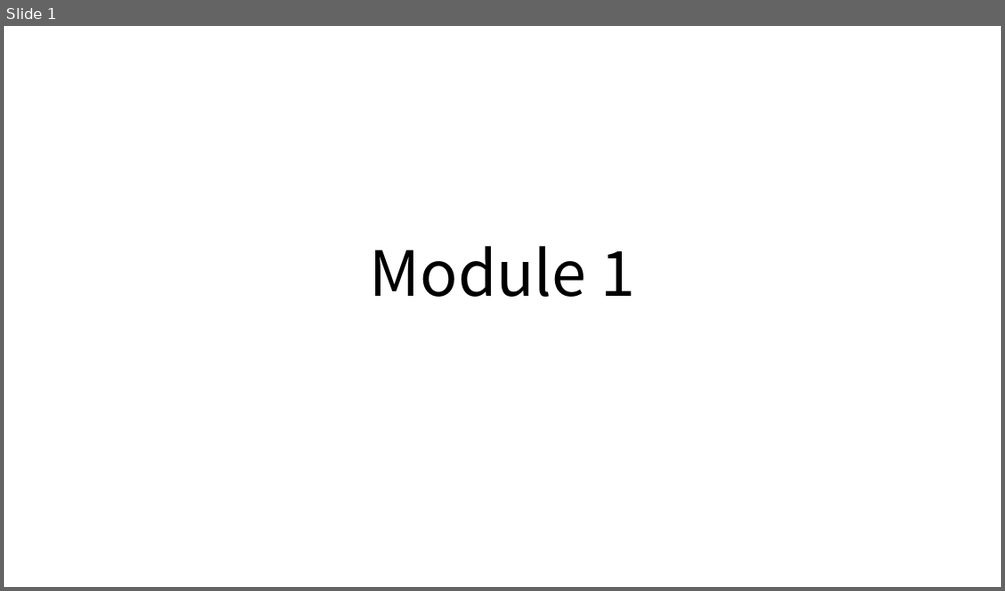
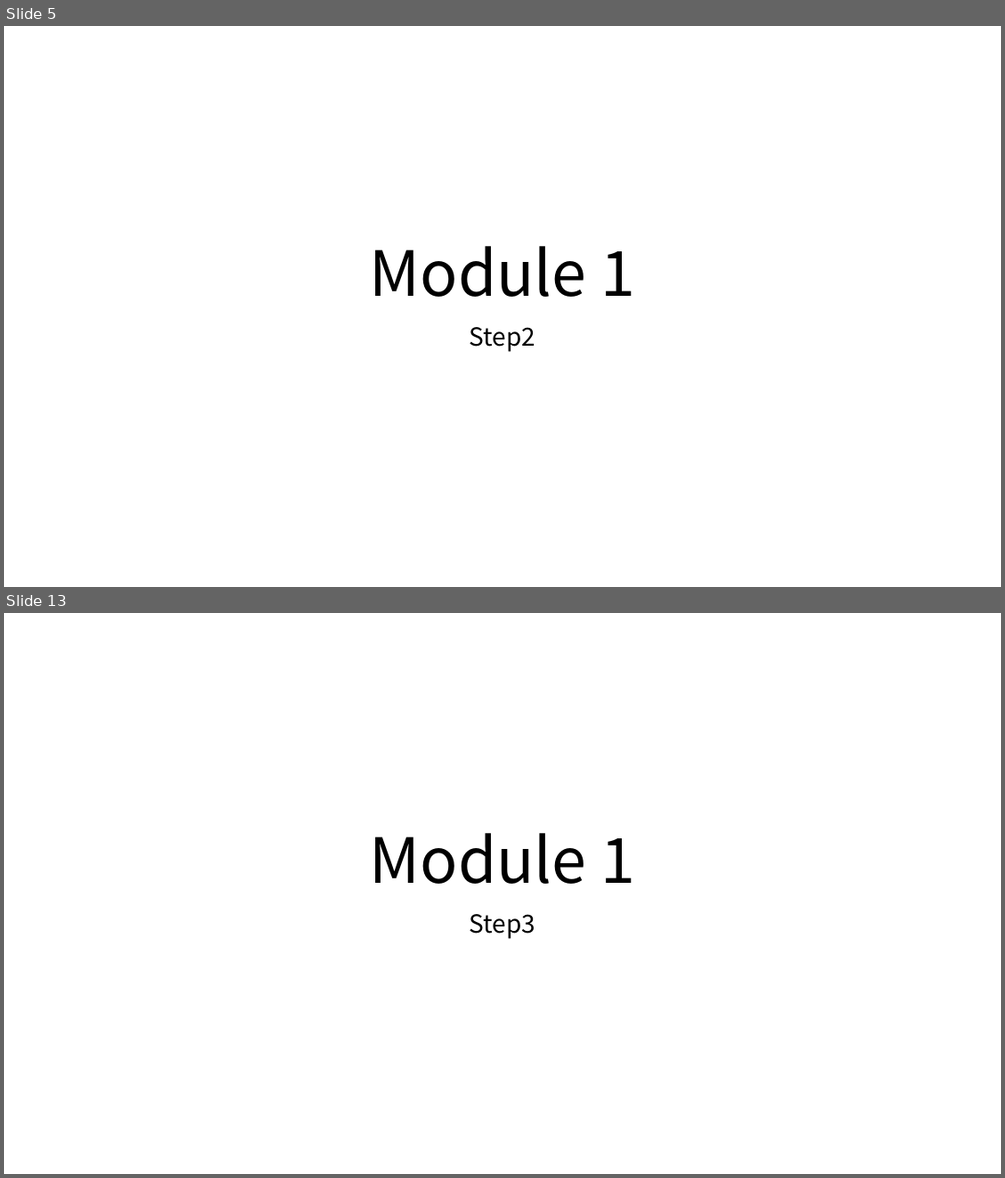
Before and after one commit to ayuina/fusion-dev-sample, a slide deck: docs/images/figures.pptx. Shown one above the other, each under a label of ours: slide 1 before the commit, slides 5 and 13 after it; the slides between them are not shown. The pictures are 1005x591 and 1005x1178 pixels, drawn with LibreOffice and Linux fonts; fonts in the diff are those of the drawing. Boxes give left, top, right and bottom in pixels: in the first picture for what was removed or moved away, otherwise in the second. Text is boxed around its words. In the diff, an @@ line names an element or a change of style, - is before the commit and + after.

Commit message:
module1

```diff
--- a/docs/images/figures.pptx
+++ b/docs/images/figures.pptx
@@ slide 13 added at box(4, 613, 1001, 1174), background #FFFFFF @@
@@ title added at box(370, 833, 635, 884), 60 pt, text #000000 @@
+Module 1
@@ subtitle added at box(469, 914, 536, 939), 24 pt, text #000000 @@
+Step3
@@ what was slide 1 is now slide 5 @@
@@ slide 5 changed as well @@
@@ subtitle added at box(469, 327, 536, 352), 24 pt, text #000000 @@
+Step2
```
Also in this commit, not shown: 17 other slides added, 16 other files.
